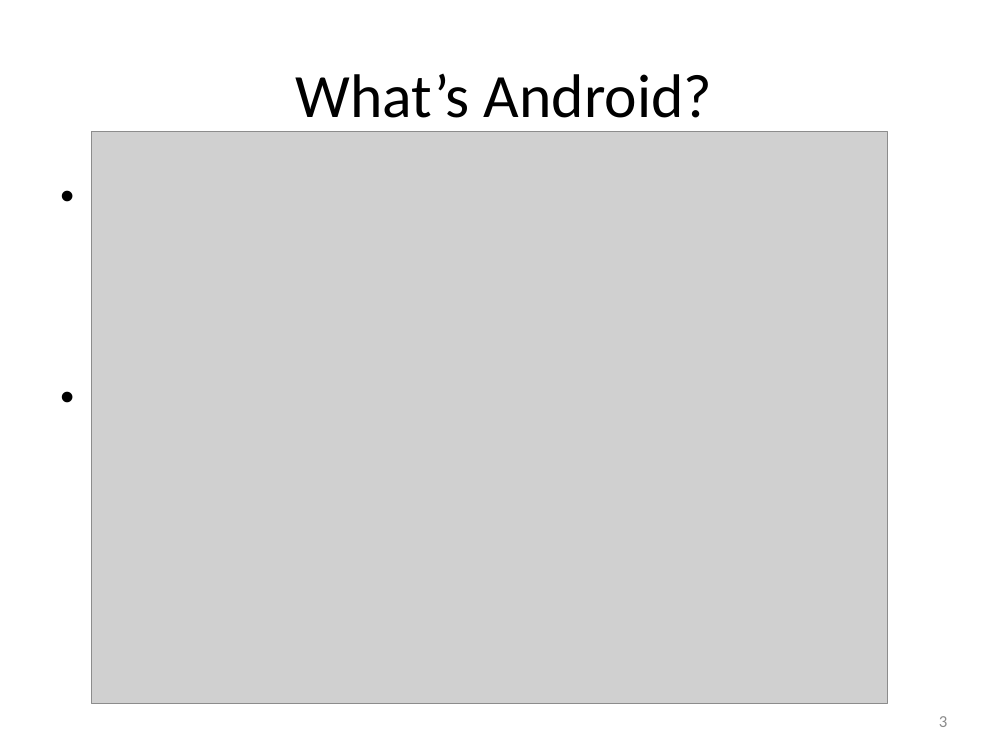
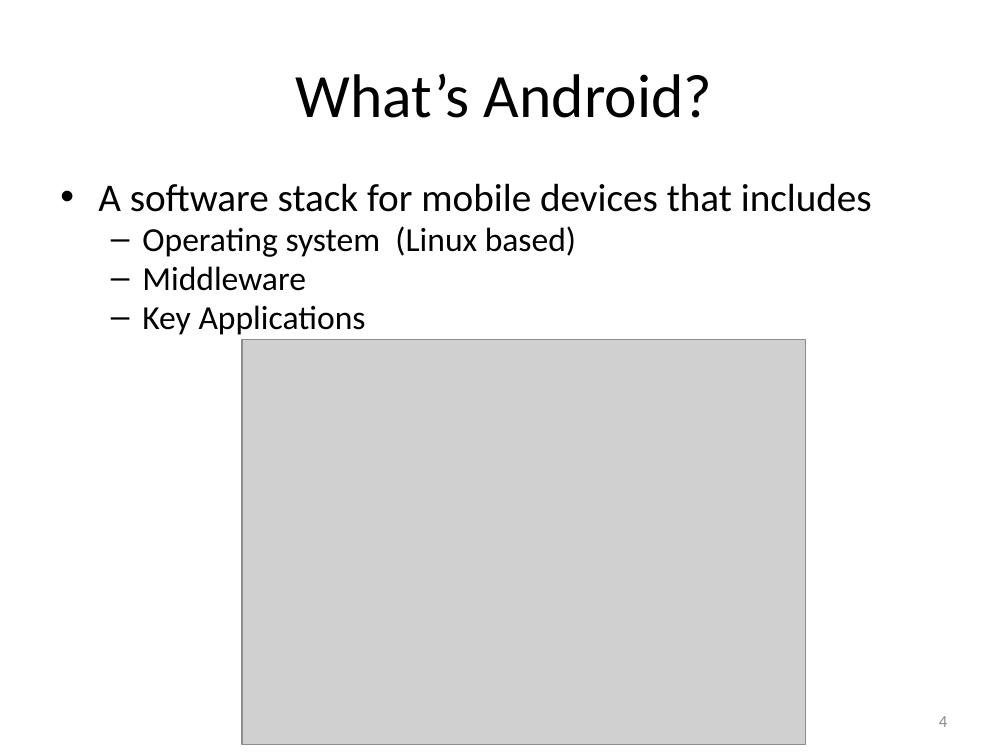
Before and after one commit to hs9021401/FIT_Android, a slide deck: slide 4 of The introduction of Android.pptx (slide 3 before the commit). Drawn at 1008x756 pixels with LibreOffice and Linux fonts; fonts in the diff are those of the drawing; grey boxes stand for pictures. Boxes give left, top, right and bottom in pixels: in the first picture for what was removed or moved away, otherwise in the second. Text is boxed around its words. In the diff, an @@ line names an element or a change of style, - is before the commit and + after.

```diff
--- a/The introduction of Android.pptx
+++ b/The introduction of Android.pptx
@@ text added at (98,183,872,335), 24 pt, text #000000 @@
+• A software stack for mobile devices that includes
+  – Operating system (Linux based)
+  – Middleware
+  – Key Applications
@@ picture: place and size @@
-picture at (92,132,888,704)
+picture at (242,340,805,744)
@@ page number at (939,716,947,727): text changed @@
-3
+4
```
Also in this commit, not shown: 7 other slides changed, 2 slides added.
